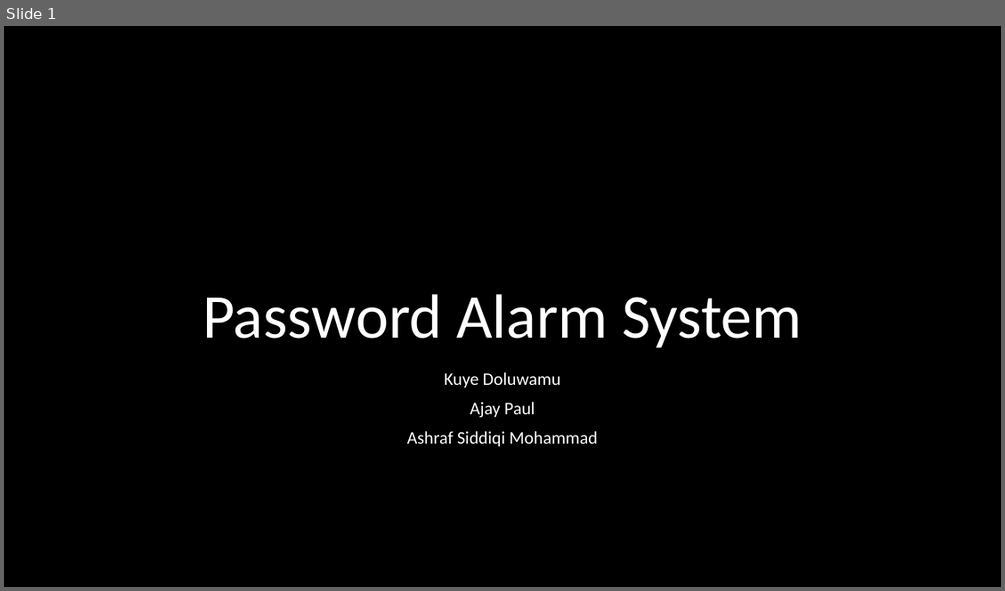
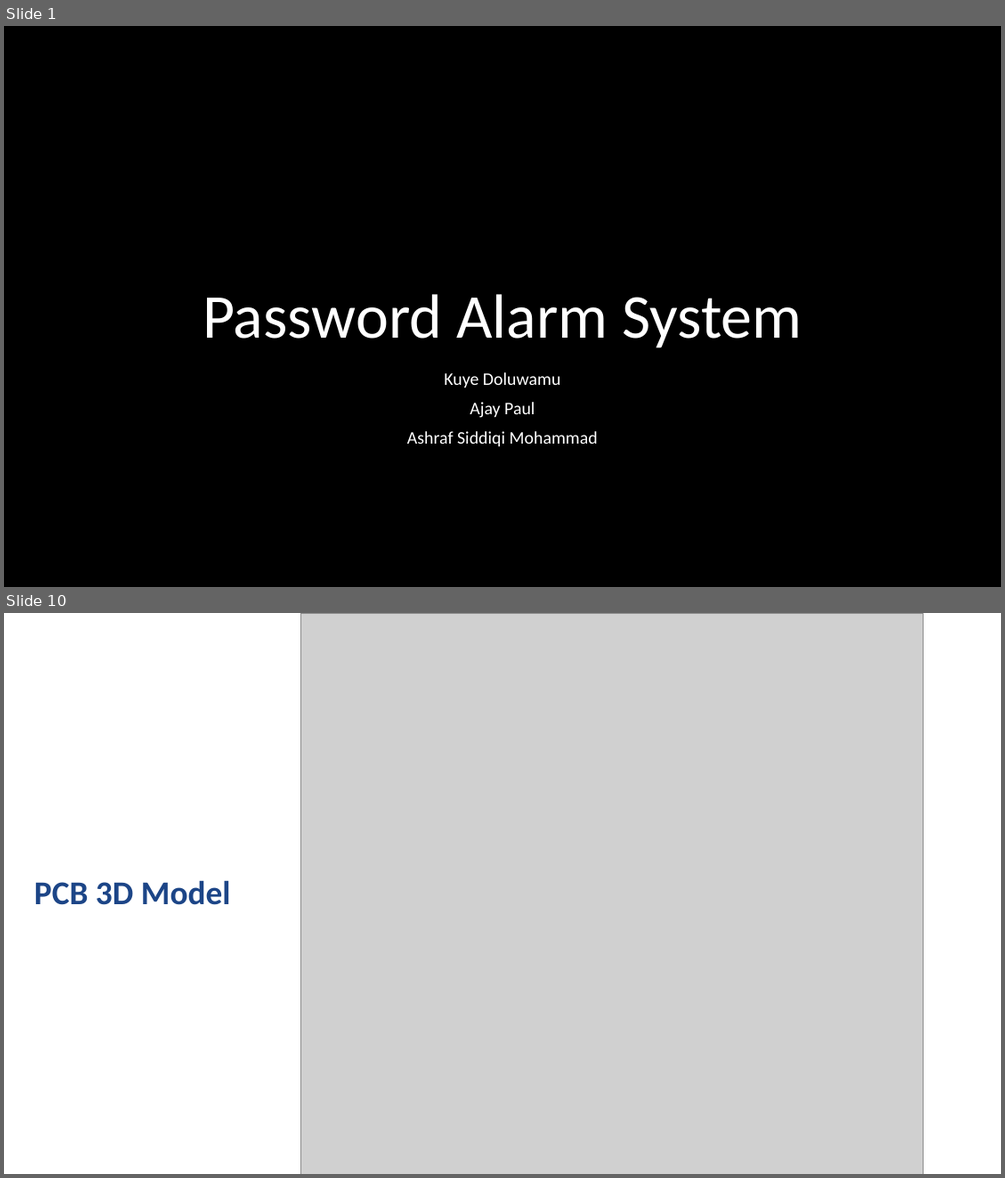
Before and after one commit to DOLUWAMU-TAIWO/TD, a slide deck: HARDWARE_Engineering/slide/Password Alarm System.pptx. Shown one above the other, each under a label of ours: slide 1 before the commit, slides 1 and 10 after it; the slides between them are not shown. The pictures are 1005x591 and 1005x1178 pixels, drawn with LibreOffice and Linux fonts; fonts in the diff are those of the drawing; grey boxes stand for pictures; background and template pictures are left out. Boxes give left, top, right and bottom in pixels: in the first picture for what was removed or moved away, otherwise in the second. Text is boxed around its words. In the diff, an @@ line names an element or a change of style, - is before the commit and + after.

```diff
--- a/HARDWARE_Engineering/slide/Password Alarm System.pptx
+++ b/HARDWARE_Engineering/slide/Password Alarm System.pptx
@@ slide 10 added at [4,613,1001,1174], background #FFFFFF @@
@@ picture added at [301,613,922,1174] @@
@@ title added at [34,880,231,905], 32 pt, text #1C4587, bold @@
+PCB 3D Model
```
Also in this commit, not shown: 2 slides changed, 6 other slides added.
